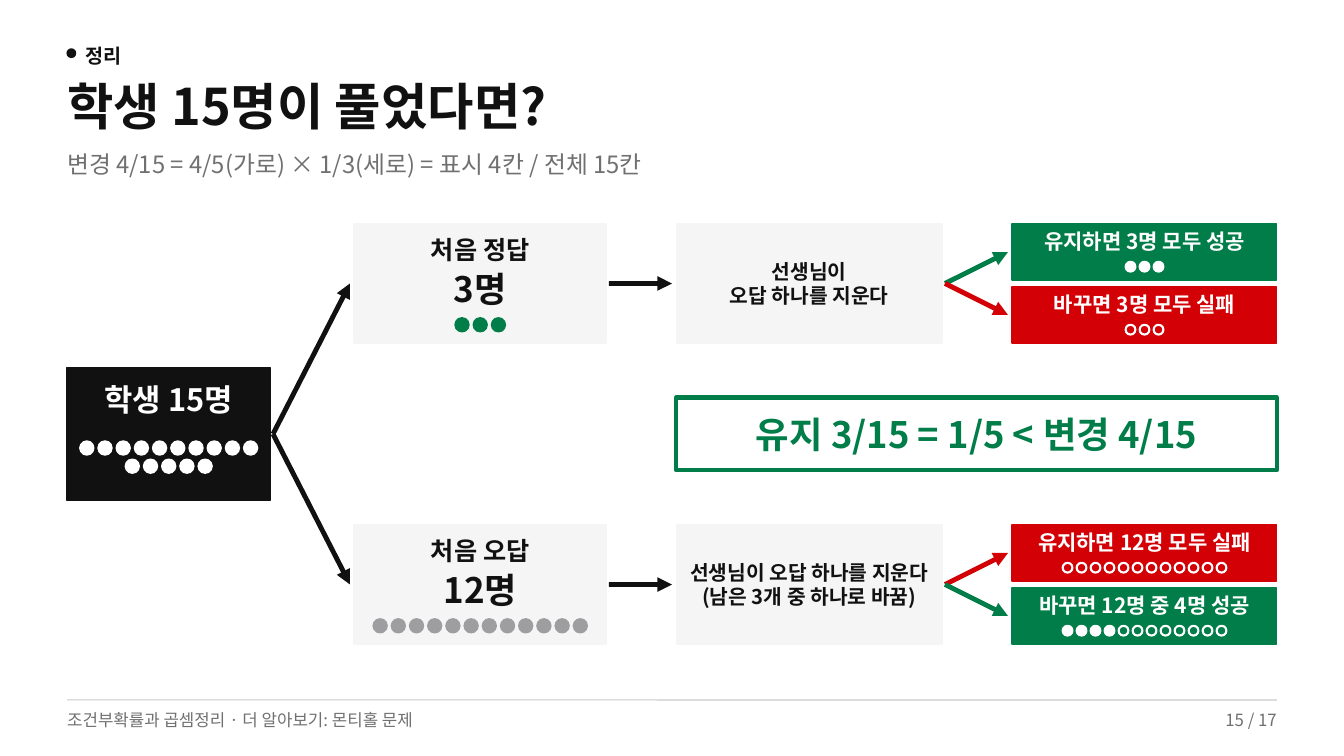
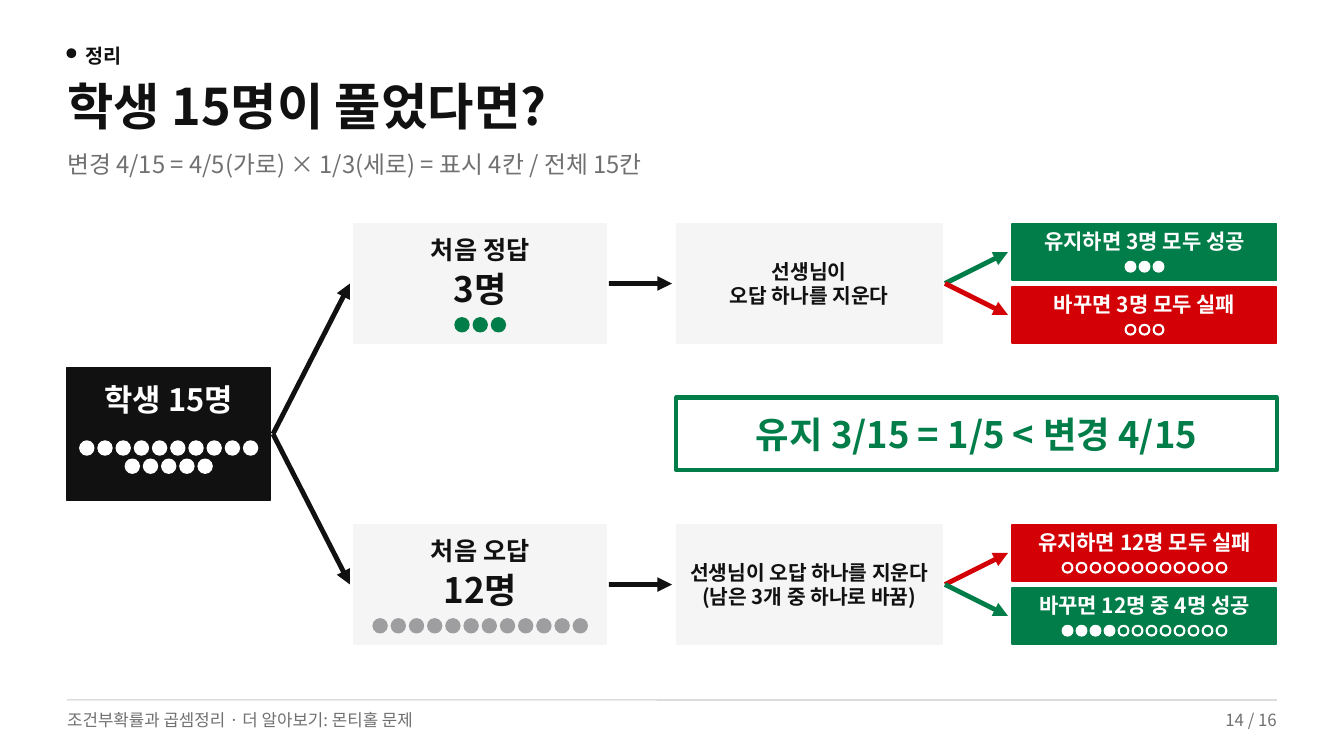
Before and after one commit to yestar02/ms-b4af2784, a slide deck: slide 14 of slides.pptx (slide 15 before the commit). Drawn at 1344x756 pixels with LibreOffice and Linux fonts; fonts in the diff are those of the drawing. Boxes give left, top, right and bottom in pixels: in the first picture for what was removed or moved away, otherwise in the second. Text is boxed around its words. In the diff, an @@ line names an element or a change of style, - is before the commit and + after.

```diff
--- a/slides.pptx
+++ b/slides.pptx
@@ text at [1225, 713, 1277, 726]: text changed @@
-15 / 17
+14 / 16
```
Also in this commit, not shown: 14 other slides changed, 1 slide removed, 1 other file.
